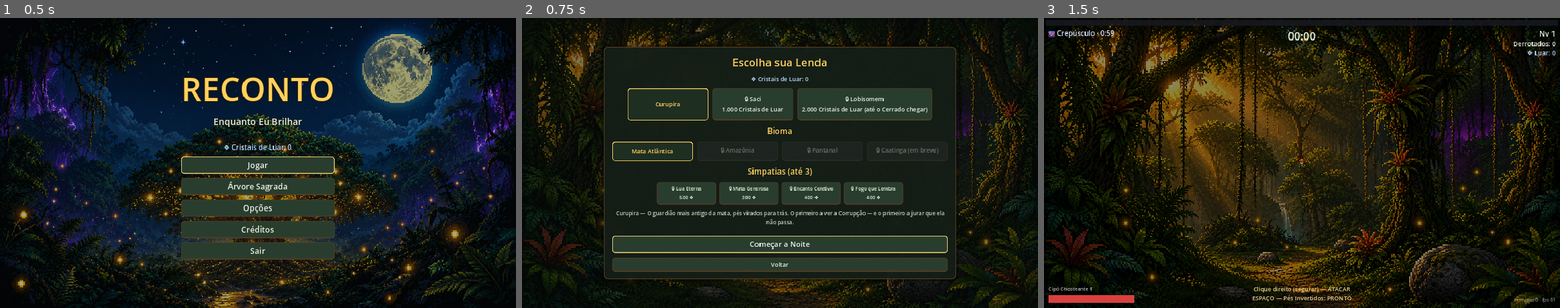
Above: before the commit, frames 1-3 (left to right).
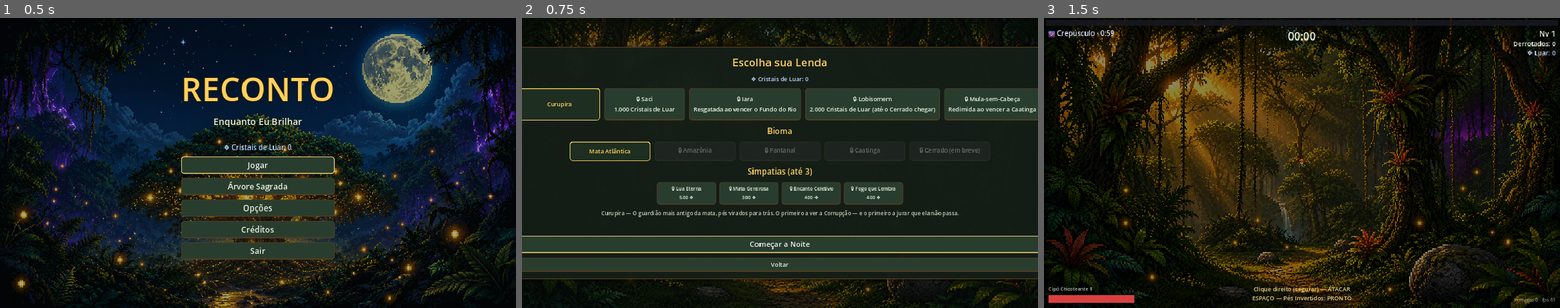
Above: after the commit, the same moments.

Repository: DevAndreNarcizo/RECONTO-While-I-Shine
Game: Godot game, scene res://scenes/Main.tscn
Same seed, same stepped clock (60 frames per second), same inputs: the game is played once before the commit and once after it.
Inputs:
- Up to frame 1 (0.5 s): no input
- Up to frame 2 (0.75 s): click "Jogar" at 0.5 s
- Up to frame 3 (1.5 s): click "Começar a Noite" at 1.25 s

Frame 1 is identical in both runs. In frame 2, 13% of the frame differs, in the area x 0-100%, y 9-91%; in frame 3, nothing differs.

Commit message:
feat: bioma Caatinga (fendas de fogo, Carcara e Mula) + lendas Mula e Iara jogaveis
Caatinga: 4 inimigos (Escorpiao de Brasa, Urubu de Tres Olhos atirador,
Cabra-Demonio tanque, Cascavel Rachada), hazard de FENDAS que erupem
fogo (telegrafadas), mini-boss Carcara Rei (mergulho) e boss
Mula-sem-Cabeca em 3 fases (galope com trilha de fogo; coice radial;
choro de fogo). Mula jogavel (tanque, imune a fogo, Galope que atropela)
e Iara jogavel (conversao, Canto Hipnotico que encanta em area). Campo
armor_bonus na LegendData.

Co-Authored-By: Claude Fable 5 <noreply@anthropic.com>

Diff:
--- a/game/data/balance.gd
+++ b/game/data/balance.gd
@@ -68,6 +68,15 @@
 	{"from": 0.8667, "rate": 12.0, "weights": {&"piranha": 2.5, &"jacare": 3.0, &"tuiuiu": 2.0, &"capivara": 2.5, &"elite": 0.6}},
 ]
 
+# --- Curva de spawn da Caatinga (docs/06 §5 — sertão seco, fendas e fogo) ---
+const CAATINGA_SPAWN_TABLE := [
+	{"from": 0.0, "rate": 2.6, "weights": {&"escorpiao": 3.0, &"cascavel": 1.5}},
+	{"from": 0.2, "rate": 4.8, "weights": {&"escorpiao": 3.0, &"cascavel": 2.0, &"urubu": 1.5}},
+	{"from": 0.4667, "rate": 7.5, "weights": {&"escorpiao": 2.5, &"cascavel": 2.5, &"urubu": 2.0, &"cabra": 1.0}},
+	{"from": 0.6667, "rate": 9.5, "weights": {&"cascavel": 2.5, &"urubu": 2.0, &"cabra": 2.0, &"escorpiao": 2.0, &"elite": 0.4}},
+	{"from": 0.8667, "rate": 13.0, "weights": {&"escorpiao": 3.0, &"cascavel": 2.5, &"urubu": 2.0, &"cabra": 2.5, &"elite": 0.6}},
+]
+
 # --- Biomas (docs/04 §2): visual, spawn, bosses e hazard por bioma ---
 const BIOMES := {
 	&"mata_atlantica": {
@@ -97,6 +106,16 @@
 		"boss": "res://scenes/enemies/BossCobraGrande.tscn",
 		"rain": false,
 		"flood": true,  # o rio transborda em ondas que varrem e empurram
+	},
+	&"caatinga": {
+		"name": "Caatinga",
+		"ground_a": Color(0.28, 0.2, 0.12), "ground_b": Color(0.32, 0.23, 0.14),
+		"spawn_table": CAATINGA_SPAWN_TABLE,
+		"background": "res://assets/backgrounds/caatinga.png",
+		"miniboss": "res://scenes/enemies/MiniBossCarcara.tscn",
+		"boss": "res://scenes/enemies/BossMula.tscn",
+		"rain": false,
+		"fissures": true,  # o chão racha: fendas erupem fogo (bioma reativo)
 	},
 }
 const RAIN_PROJECTILE_MULT := 0.85
--- /dev/null
+++ b/game/resources/encantos/coice_flamejante.tres
@@ -0,0 +1,14 @@
+[gd_resource type="Resource" script_class="EncantoData" load_steps=2 format=3]
+
+[ext_resource type="Script" path="res://scripts/weapons/encanto_data.gd" id="1"]
+
+[resource]
+script = ExtResource("1")
+id = &"coice_flamejante"
+display_name = "Coice Flamejante"
+description = "Coice de fogo em explosões radiais ao seu redor. A força bruta da Mula."
+behavior = 3
+damage_by_level = Array[float]([9.0, 11.0, 13.0, 16.0, 19.0, 23.0, 27.0, 32.0])
+cooldown_by_level = Array[float]([0.9, 0.85, 0.8, 0.75, 0.7, 0.65, 0.6, 0.55])
+area_by_level = Array[float]([1.1, 1.15, 1.2, 1.3, 1.35, 1.4, 1.5, 1.6])
+amount_by_level = Array[int]([1, 1, 1, 1, 1, 1, 1, 1])
--- /dev/null
+++ b/game/resources/enemies/cabra_demonio.tres
@@ -0,0 +1,15 @@
+[gd_resource type="Resource" script_class="EnemyData" load_steps=2 format=3]
+
+[ext_resource type="Script" path="res://scripts/enemies/enemy_data.gd" id="1"]
+
+[resource]
+script = ExtResource("1")
+display_name = "Cabra-Demônio"
+max_hp = 50.0
+contact_damage = 16.0
+move_speed = 40.0
+radius = 14.0
+color = Color(0.35, 0.3, 0.28, 1)
+xp_value = 3
+behavior = 3
+knockback_scale = 0.3
--- /dev/null
+++ b/game/resources/enemies/carcara_rei.tres
@@ -0,0 +1,17 @@
+[gd_resource type="Resource" script_class="EnemyData" load_steps=2 format=3]
+
+[ext_resource type="Script" path="res://scripts/enemies/enemy_data.gd" id="1"]
+
+[resource]
+script = ExtResource("1")
+display_name = "Carcará Rei"
+max_hp = 300.0
+contact_damage = 15.0
+move_speed = 70.0
+radius = 16.0
+color = Color(0.4, 0.35, 0.3, 1)
+xp_value = 12
+knockback_scale = 0.1
+seed_burst = 15
+shard_burst = 5
+drops_chest = true
--- /dev/null
+++ b/game/resources/enemies/cascavel_rachada.tres
@@ -0,0 +1,14 @@
+[gd_resource type="Resource" script_class="EnemyData" load_steps=2 format=3]
+
+[ext_resource type="Script" path="res://scripts/enemies/enemy_data.gd" id="1"]
+
+[resource]
+script = ExtResource("1")
+display_name = "Cascavel Rachada"
+max_hp = 12.0
+contact_damage = 10.0
+move_speed = 58.0
+radius = 10.0
+color = Color(0.55, 0.45, 0.2, 1)
+xp_value = 2
+behavior = 1
--- /dev/null
+++ b/game/resources/enemies/escorpiao_brasa.tres
@@ -0,0 +1,13 @@
+[gd_resource type="Resource" script_class="EnemyData" load_steps=2 format=3]
+
+[ext_resource type="Script" path="res://scripts/enemies/enemy_data.gd" id="1"]
+
+[resource]
+script = ExtResource("1")
+display_name = "Escorpião de Brasa"
+max_hp = 2.0
+contact_damage = 6.0
+move_speed = 68.0
+radius = 8.0
+color = Color(0.7, 0.3, 0.15, 1)
+xp_value = 1
--- /dev/null
+++ b/game/resources/enemies/mula_sem_cabeca.tres
@@ -0,0 +1,16 @@
+[gd_resource type="Resource" script_class="EnemyData" load_steps=2 format=3]
+
+[ext_resource type="Script" path="res://scripts/enemies/enemy_data.gd" id="1"]
+
+[resource]
+script = ExtResource("1")
+display_name = "Mula-sem-Cabeça"
+max_hp = 2000.0
+contact_damage = 20.0
+move_speed = 130.0
+radius = 26.0
+color = Color(0.3, 0.2, 0.2, 1)
+xp_value = 0
+knockback_scale = 0.0
+seed_burst = 20
+shard_burst = 16
--- /dev/null
+++ b/game/resources/enemies/urubu_tres_olhos.tres
@@ -0,0 +1,17 @@
+[gd_resource type="Resource" script_class="EnemyData" load_steps=2 format=3]
+
+[ext_resource type="Script" path="res://scripts/enemies/enemy_data.gd" id="1"]
+
+[resource]
+script = ExtResource("1")
+display_name = "Urubu de Três Olhos"
+max_hp = 8.0
+contact_damage = 7.0
+move_speed = 52.0
+radius = 11.0
+color = Color(0.3, 0.28, 0.32, 1)
+xp_value = 2
+behavior = 2
+shoot_interval = 2.2
+projectile_damage = 8.0
+keep_distance = 240.0
--- /dev/null
+++ b/game/resources/legends/iara.tres
@@ -0,0 +1,21 @@
+[gd_resource type="Resource" script_class="LegendData" load_steps=3 format=3]
+
+[ext_resource type="Script" path="res://scripts/legends/legend_data.gd" id="1"]
+[ext_resource type="Resource" path="res://resources/encantos/canto_da_iara.tres" id="2"]
+
+[resource]
+script = ExtResource("1")
+id = &"iara"
+display_name = "Iara"
+description = "A guerreira das águas, traída e renascida. Seu canto não seduz: lembra a criatura de quem ela era, trazendo-a de volta ao bem."
+color = Color(0.25, 0.6, 0.65, 1)
+starting_encanto = ExtResource("2")
+max_hp_bonus = -10.0
+move_speed_bonus = 4.0
+luck_bonus = 0.05
+active_id = &"canto_hipnotico"
+active_name = "Canto Hipnótico"
+active_desc = "Encanta todos os inimigos não-elite num grande raio, trazendo-os para o seu lado."
+active_cooldown = 26.0
+unlock_desc = "Resgatada ao vencer o Fundo do Rio"
+unlock_luar_cost = 4000
--- /dev/null
+++ b/game/resources/legends/mula.tres
@@ -0,0 +1,22 @@
+[gd_resource type="Resource" script_class="LegendData" load_steps=3 format=3]
+
+[ext_resource type="Script" path="res://scripts/legends/legend_data.gd" id="1"]
+[ext_resource type="Resource" path="res://resources/encantos/coice_flamejante.tres" id="2"]
+
+[resource]
+script = ExtResource("1")
+id = &"mula"
+display_name = "Mula-sem-Cabeça"
+description = "Ninguém sabe quem ela foi — nem ela. Redimida do galope eterno, agora carrega o fogo por escolha, não por maldição."
+color = Color(0.35, 0.22, 0.22, 1)
+starting_encanto = ExtResource("2")
+max_hp_bonus = 60.0
+move_speed_bonus = -14.0
+armor_bonus = 3.0
+fire_immune = true
+active_id = &"galope"
+active_name = "Galope"
+active_desc = "Investida imparável e invencível que atropela e incendeia tudo no caminho."
+active_cooldown = 14.0
+unlock_desc = "Redimida ao vencer a Caatinga"
+unlock_luar_cost = 3000
--- /dev/null
+++ b/game/scenes/enemies/BossMula.tscn
@@ -0,0 +1,17 @@
+[gd_scene load_steps=3 format=3]
+
+[ext_resource type="Script" path="res://scripts/enemies/boss_mula.gd" id="1"]
+
+[sub_resource type="CircleShape2D" id="1"]
+radius = 26.0
+
+[node name="BossMula" type="Area2D"]
+collision_layer = 2
+collision_mask = 0
+monitoring = false
+script = ExtResource("1")
+
+[node name="Sprite" type="Sprite2D" parent="."]
+
+[node name="CollisionShape2D" type="CollisionShape2D" parent="."]
+shape = SubResource("1")
--- /dev/null
+++ b/game/scenes/enemies/MiniBossCarcara.tscn
@@ -0,0 +1,17 @@
+[gd_scene load_steps=3 format=3]
+
+[ext_resource type="Script" path="res://scripts/enemies/mini_boss_carcara.gd" id="1"]
+
+[sub_resource type="CircleShape2D" id="1"]
+radius = 16.0
+
+[node name="MiniBossCarcara" type="Area2D"]
+collision_layer = 2
+collision_mask = 0
+monitoring = false
+script = ExtResource("1")
+
+[node name="Sprite" type="Sprite2D" parent="."]
+
+[node name="CollisionShape2D" type="CollisionShape2D" parent="."]
+shape = SubResource("1")
--- a/game/scenes/world/World.tscn
+++ b/game/scenes/world/World.tscn
@@ -1,10 +1,11 @@
-[gd_scene load_steps=14 format=3]
+[gd_scene load_steps=15 format=3]
 
 [ext_resource type="Script" path="res://scripts/world/world.gd" id="1"]
 [ext_resource type="Script" path="res://scripts/world/juice_layer.gd" id="8"]
 [ext_resource type="Script" path="res://scripts/world/biome_hazard_manager.gd" id="11"]
 [ext_resource type="Script" path="res://scripts/world/rain_layer.gd" id="12"]
 [ext_resource type="Script" path="res://scripts/world/flood_waves.gd" id="13"]
+[ext_resource type="Script" path="res://scripts/world/fissure_field.gd" id="14"]
 [ext_resource type="Script" path="res://scripts/world/ground_grid.gd" id="2"]
 [ext_resource type="PackedScene" path="res://scenes/player/Player.tscn" id="3"]
 [ext_resource type="PackedScene" path="res://scenes/ui/HUD.tscn" id="4"]
@@ -58,6 +59,9 @@
 [node name="Flood" type="Node2D" parent="."]
 script = ExtResource("13")
 
+[node name="Fissures" type="Node2D" parent="."]
+script = ExtResource("14")
+
 [node name="LevelUpScreen" parent="." instance=ExtResource("6")]
 
 [node name="HUD" parent="." instance=ExtResource("4")]
--- a/game/scripts/autoload/enemy_spawner.gd
+++ b/game/scripts/autoload/enemy_spawner.gd
@@ -28,6 +28,11 @@
 	&"carrapato": preload("res://resources/enemies/carrapato_gigante.tres"),
 	&"capivara": preload("res://resources/enemies/capivara_zumbi.tres"),
 	&"tuiuiu": preload("res://resources/enemies/tuiuiu_agourento.tres"),
+	# Caatinga
+	&"escorpiao": preload("res://resources/enemies/escorpiao_brasa.tres"),
+	&"urubu": preload("res://resources/enemies/urubu_tres_olhos.tres"),
+	&"cabra": preload("res://resources/enemies/cabra_demonio.tres"),
+	&"cascavel": preload("res://resources/enemies/cascavel_rachada.tres"),
 }
 
 var spawn_table: Array = Balance.MATA_SPAWN_TABLE
--- /dev/null
+++ b/game/scripts/enemies/boss_mula.gd
@@ -0,0 +1,114 @@
+class_name BossMula
+extends Enemy
+## Boss da Caatinga — MULA-SEM-CABEÇA (docs/06 §6).
+## F1: galopes em linha reta atravessando a arena, deixando TRILHA DE FOGO.
+## F2 (≤50%): galopes mais rápidos; ao parar, coice abre explosão radial.
+## F3 (≤20%): para de correr — "chora fogo": explosões radiais lentas e enormes.
+## (A F3 é a memória voltando — ela é prisioneira, não vilã. Vencer = redimir.)
+
+const DATA := preload("res://resources/enemies/mula_sem_cabeca.tres")
+const TELEGRAPH_TIME := 0.8
+const GALLOP_SPEED := 520.0
+const GALLOP_DIST := 620.0
+const REST_TIME := 1.4
+const FIRE_STEP := 40.0            # espaçamento das chamas na trilha
+const KICK_RADIUS := 120.0
+const KICK_DAMAGE := 18.0
+const CRY_INTERVAL := 1.6
+const CRY_RADIUS := 200.0
+const CRY_DAMAGE := 22.0
+
+enum State { CHASE, TELEGRAPH, GALLOP, REST, CRY }
+
+var player: Player
+
+var _state := State.CHASE
+var _t := 1.5
+var _target := Vector2.ZERO
+var _last_fire := Vector2.ZERO
+var _phase := 1
+
+func _ready() -> void:
+	setup(DATA, global_position)
+
+func take_damage(amount: float, from := Vector2.INF) -> void:
+	super(amount, from)
+	if hp <= 0.0:
+		return
+	if _phase == 1 and hp <= data.max_hp * 0.5:
+		_phase = 2
+		speed *= 1.25
+		EventBus.screen_shake.emit(6.0)
+	elif _phase == 2 and hp <= data.max_hp * 0.2:
+		_phase = 3
+		_state = State.CRY
+		_t = CRY_INTERVAL
+		EventBus.screen_shake.emit(9.0)
+
+func die() -> void:
+	EventBus.enemy_killed.emit(self)
+	EventBus.screen_shake.emit(10.0)
+	EventBus.boss_defeated.emit()  # vitória do bioma — a Mula é redimida
+	queue_free()
+
+func _physics_process(delta: float) -> void:
+	if player == null:
+		return
+	_t -= delta
+	match _state:
+		State.CHASE:
+			set_move_dir(player.global_position - global_position)
+			global_position += (player.global_position - global_position).normalized() * speed * 0.4 * delta
+			if _t <= 0.0:
+				_target = global_position + (player.global_position - global_position).normalized() * GALLOP_DIST
+				_last_fire = global_position
+				_state = State.TELEGRAPH
+				_t = TELEGRAPH_TIME
+				queue_redraw()
+		State.TELEGRAPH:
+			queue_redraw()
+			if _t <= 0.0:
+				_state = State.GALLOP
+				EventBus.screen_shake.emit(3.0)
+		State.GALLOP:
+			set_move_dir(_target - global_position)
+			global_position = global_position.move_toward(_target, GALLOP_SPEED * delta)
+			if global_position.distance_to(_last_fire) >= FIRE_STEP:
+				EventBus.fire_started.emit(global_position)  # trilha de fogo (bioma reativo)
+				_last_fire = global_position
+			if global_position.distance_squared_to(_target) < 100.0:
+				_end_gallop()
+		State.REST:
+			if _t <= 0.0:
+				_state = State.CHASE
+				_t = 1.0
+		State.CRY:
+			if _t <= 0.0:
+				_cry()
+
+func _end_gallop() -> void:
+	if _phase >= 2:
+		# coice: explosão radial ao parar
+		EventBus.screen_shake.emit(4.0)
+		if player.global_position.distance_to(global_position) < KICK_RADIUS:
+			player.take_damage(KICK_DAMAGE)
+	_state = State.REST
+	_t = REST_TIME
+	queue_redraw()
+
+func _cry() -> void:
+	# F3: chora fogo — explosão radial enorme e lenta
+	EventBus.screen_shake.emit(6.0)
+	EventBus.ability_cast.emit(global_position, CRY_RADIUS)
+	if player.global_position.distance_to(global_position) < CRY_RADIUS:
+		player.take_damage(CRY_DAMAGE)
+	for i in 8:
+		EventBus.fire_started.emit(global_position + Vector2.from_angle(TAU * i / 8.0) * CRY_RADIUS * 0.6)
+	_t = CRY_INTERVAL
+
+func _draw() -> void:
+	super()
+	if _state == State.TELEGRAPH:
+		draw_line(Vector2.ZERO, to_local(_target), Color(1, 0.3, 0.15, 0.7), 5.0)
+	elif _state == State.CRY:
+		draw_arc(Vector2.ZERO, CRY_RADIUS, 0, TAU, 32, Color(1, 0.45, 0.15, 0.5), 3.0)
--- /dev/null
+++ b/game/scripts/enemies/mini_boss_carcara.gd
@@ -0,0 +1,79 @@
+class_name MiniBossCarcara
+extends Enemy
+## Mini-boss da Caatinga — CARCARÁ REI: circula alto e MERGULHA sobre o player,
+## telegrafado por uma sombra que encolhe. Dropa Baú de Luz (bursts do data).
+
+const DATA := preload("res://resources/enemies/carcara_rei.tres")
+const CIRCLE_DIST := 260.0
+const CIRCLE_SPEED := 130.0
+const CIRCLE_TIME := 1.6
+const TELEGRAPH_TIME := 0.7
+const DIVE_SPEED := 620.0
+const DIVE_RADIUS := 50.0
+const DIVE_DAMAGE := 16.0
+const REST_TIME := 1.0
+
+enum State { CIRCLE, TELEGRAPH, DIVE, REST }
+
+var player: Player
+
+var _state := State.CIRCLE
+var _t := CIRCLE_TIME
+var _mark := Vector2.ZERO
+var _orbit_sign := 1.0
+
+func _ready() -> void:
+	setup(DATA, global_position)
+
+func _physics_process(delta: float) -> void:
+	if player == null:
+		return
+	_t -= delta
+	match _state:
+		State.CIRCLE:
+			var to_player := player.global_position - global_position
+			var tangent := to_player.orthogonal().normalized() * _orbit_sign
+			var radial := to_player.normalized() * clampf((to_player.length() - CIRCLE_DIST) * 0.02, -1.0, 1.0)
+			var dir := (tangent + radial).normalized()
+			set_move_dir(dir)
+			global_position += dir * CIRCLE_SPEED * delta
+			if _t <= 0.0:
+				_mark = player.global_position
+				_state = State.TELEGRAPH
+				_t = TELEGRAPH_TIME
+				queue_redraw()
+		State.TELEGRAPH:
+			queue_redraw()
+			if _t <= 0.0:
+				_state = State.DIVE
+		State.DIVE:
+			set_move_dir(_mark - global_position)
+			global_position = global_position.move_toward(_mark, DIVE_SPEED * delta)
+			if global_position.distance_squared_to(_mark) < 100.0:
+				_land()
+		State.REST:
+			if _t <= 0.0:
+				_orbit_sign = -_orbit_sign
+				_state = State.CIRCLE
+				_t = CIRCLE_TIME
+
+func _land() -> void:
+	EventBus.screen_shake.emit(4.0)
+	if player.global_position.distance_to(global_position) < DIVE_RADIUS:
+		player.take_damage(DIVE_DAMAGE)
+	_state = State.REST
+	_t = REST_TIME
+	queue_redraw()
+
+func die() -> void:
+	EventBus.enemy_killed.emit(self)
+	EventBus.screen_shake.emit(5.0)
+	queue_free()
+
+func _draw() -> void:
+	super()
+	if _state == State.TELEGRAPH:
+		var grow: float = clampf(_t / TELEGRAPH_TIME, 0.0, 1.0)
+		var local_mark := to_local(_mark)
+		draw_circle(local_mark, DIVE_RADIUS * (0.5 + grow), Color(0, 0, 0, 0.3))
+		draw_arc(local_mark, DIVE_RADIUS, 0, TAU, 20, Color(1, 0.4, 0.2, 0.8), 3.0)
--- a/game/scripts/legends/legend_data.gd
+++ b/game/scripts/legends/legend_data.gd
@@ -12,6 +12,7 @@
 @export_group("Modificadores de stat base")
 @export var max_hp_bonus := 0.0
 @export var move_speed_bonus := 0.0
+@export var armor_bonus := 0.0         # reduz dano por hit (Mula tanque)
 @export var damage_mult_bonus := 0.0   # 0.1 = +10%
 @export var luck_bonus := 0.0          # 0.1 = +10%
 @export var regen_bonus := 0.0         # HP/s (passiva do Curupira)
--- a/game/scripts/player/player.gd
+++ b/game/scripts/player/player.gd
@@ -19,6 +19,8 @@
 
 const DASH_TIME := 0.22
 const DASH_SPEED := 430.0
+const GALOPE_TIME := 0.7   # Mula: investida longa
+const GALOPE_DAMAGE := 40.0
 
 var _invuln := 0.0
 var _dash_t := 0.0  # Dash de Vento do Saci
@@ -73,6 +75,7 @@
 	if legend:
 		stats.max_hp += legend.max_hp_bonus
 		stats.move_speed += legend.move_speed_bonus
+		stats.armor += legend.armor_bonus
 		stats.damage_mult += legend.damage_mult_bonus
 		stats.luck += legend.luck_bonus
 		stats.recovery += legend.regen_bonus
@@ -113,6 +116,8 @@
 	if _dash_t > 0.0:
 		_dash_t -= delta
 		velocity = facing * DASH_SPEED  # dash ignora aceleração e puxões
+		if legend and legend.active_id == &"galope":
+			_galope_trample()  # a Mula atropela e incendeia o caminho
 	else:
 		var target := input_dir * stats.move_speed
 		var rate := accel if input_dir != Vector2.ZERO else decel
@@ -170,6 +175,25 @@
 			modulate = Color(1.3, 0.9, 0.9)
 			EventBus.ability_cast.emit(global_position, 60.0)
 			EventBus.screen_shake.emit(4.0)
+		&"galope":
+			# Mula: investida imparável e invencível, ferindo e incendiando o caminho
+			_dash_t = GALOPE_TIME
+			_invuln = maxf(_invuln, GALOPE_TIME + 0.1)
+			EventBus.screen_shake.emit(5.0)
+		&"canto_hipnotico":
+			# Iara: encanta todos os inimigos não-elite num raio
+			const RADIUS := 300.0
+			for e in EnemySpawner.active_enemies():
+				if e.data.behavior != EnemyData.Behavior.ELITE \
+						and global_position.distance_squared_to(e.global_position) < RADIUS * RADIUS:
+					EnemySpawner.charm_enemy(e, 8.0)
+			EventBus.ability_cast.emit(global_position, RADIUS)
+
+func _galope_trample() -> void:
+	for e in EnemySpawner.active_enemies():
+		if global_position.distance_squared_to(e.global_position) < 40.0 * 40.0:
+			e.take_damage(GALOPE_DAMAGE * get_physics_process_delta_time() * 6.0, global_position)
+	EventBus.fire_started.emit(global_position)
 
 func _on_magnet_area_entered(area: Area2D) -> void:
 	# Sementes de Luz e Fragmentos de Luar implementam magnetize()
--- a/game/scripts/ui/legend_select.gd
+++ b/game/scripts/ui/legend_select.gd
@@ -6,14 +6,17 @@
 const LEGENDS: Array = [
 	preload("res://resources/legends/curupira.tres"),
 	preload("res://resources/legends/saci.tres"),
+	preload("res://resources/legends/iara.tres"),
 	preload("res://resources/legends/lobisomem.tres"),
+	preload("res://resources/legends/mula.tres"),
 ]
 
 const BIOMES := [
 	{"id": &"mata_atlantica", "name": "Mata Atlântica", "playable": true, "requires": &""},
 	{"id": &"amazonia", "name": "Amazônia", "playable": true, "requires": &"mata_atlantica"},
 	{"id": &"pantanal", "name": "Pantanal", "playable": true, "requires": &"amazonia"},
-	{"id": &"caatinga", "name": "Caatinga (em breve)", "playable": false, "requires": &"pantanal"},
+	{"id": &"caatinga", "name": "Caatinga", "playable": true, "requires": &"pantanal"},
+	{"id": &"cerrado", "name": "Cerrado (em breve)", "playable": false, "requires": &"caatinga"},
 ]
 
 var _sel_legend: LegendData
--- /dev/null
+++ b/game/scripts/world/fissure_field.gd
@@ -0,0 +1,77 @@
+class_name FissureField
+extends Node2D
+## Hazard da Caatinga — o chão RACHA: fendas abrem perto do player, telegrafadas
+## por uma rachadura crescente, depois ERUPTEM fogo por um instante ferindo quem
+## estiver em cima. Fere player e inimigos. Boitatá (fire_immune) ignora o fogo.
+
+const INTERVAL := 5.0
+const TELEGRAPH_TIME := 1.1
+const ERUPT_TIME := 0.6
+const COUNT_MIN := 2
+const COUNT_MAX := 4
+const RADIUS := 46.0
+const SPAWN_RANGE := 480.0
+const DPS := 22.0
+
+var player: Player
+
+var _t := INTERVAL * 0.6
+# cada fenda: {pos, state ("telegraph"/"erupt"), t}
+var _fissures: Array[Dictionary] = []
+
+func _physics_process(delta: float) -> void:
+	if player == null:
+		return
+	_t -= delta
+	if _t <= 0.0:
+		_t = INTERVAL
+		_open_fissures()
+
+	var still_active: Array[Dictionary] = []
+	for f in _fissures:
+		f["t"] = float(f["t"]) - delta
+		if f["state"] == "telegraph":
+			if float(f["t"]) <= 0.0:
+				f["state"] = "erupt"
+				f["t"] = ERUPT_TIME
+				EventBus.screen_shake.emit(2.0)
+			still_active.push_back(f)
+		else:  # erupt
+			_damage_at(f["pos"])
+			if float(f["t"]) > 0.0:
+				still_active.push_back(f)
+	_fissures = still_active
+	if not _fissures.is_empty():
+		queue_redraw()
+
+func _open_fissures() -> void:
+	var count := randi_range(COUNT_MIN, COUNT_MAX)
+	for i in count:
+		var pos := player.global_position + Vector2.from_angle(randf() * TAU) * randf_range(80.0, SPAWN_RANGE)
+		_fissures.push_back({"pos": pos, "state": "telegraph", "t": TELEGRAPH_TIME})
+	queue_redraw()
+
+func _damage_at(pos: Vector2) -> void:
+	var dmg := DPS * get_physics_process_delta_time()
+	for e in EnemySpawner.active_enemies():
+		if pos.distance_squared_to(e.global_position) < RADIUS * RADIUS:
+			e.take_damage(dmg)
+	if pos.distance_squared_to(player.global_position) < RADIUS * RADIUS:
+		if not (player.legend and player.legend.fire_immune):
+			player.take_damage(dmg)
+
+func _draw() -> void:
+	for f in _fissures:
+		var c := to_local(f["pos"])
+		if f["state"] == "telegraph":
+			# rachadura crescendo (aviso): quanto menos tempo, mais aberta
+			var grow: float = 1.0 - clampf(float(f["t"]) / TELEGRAPH_TIME, 0.0, 1.0)
+			var blink := 0.3 + 0.4 * grow
+			draw_arc(c, RADIUS * grow, 0, TAU, 20, Color(0.9, 0.4, 0.15, blink), 2.0)
+			for a in 5:
+				var ang := TAU * a / 5.0
+				draw_line(c, c + Vector2.from_angle(ang) * RADIUS * grow, Color(0.5, 0.25, 0.1, blink), 2.0)
+		else:
+			# erupção: fogo saindo da fenda
+			draw_circle(c, RADIUS, Color(0.95, 0.45, 0.12, 0.4))
+			draw_arc(c, RADIUS, 0, TAU, 24, Color(1.0, 0.7, 0.2, 0.9), 3.0)
--- a/game/scripts/world/world.gd
+++ b/game/scripts/world/world.gd
@@ -30,6 +30,10 @@
 	$Flood.set_physics_process(flood)
 	$Flood.visible = flood
 	$Flood.player = player
+	var fissures: bool = biome.get("fissures", false)
+	$Fissures.set_physics_process(fissures)
+	$Fissures.visible = fissures
+	$Fissures.player = player
 
 	EnemySpawner.start(player, $Enemies, biome["spawn_table"])
 	$HUD.player = player
